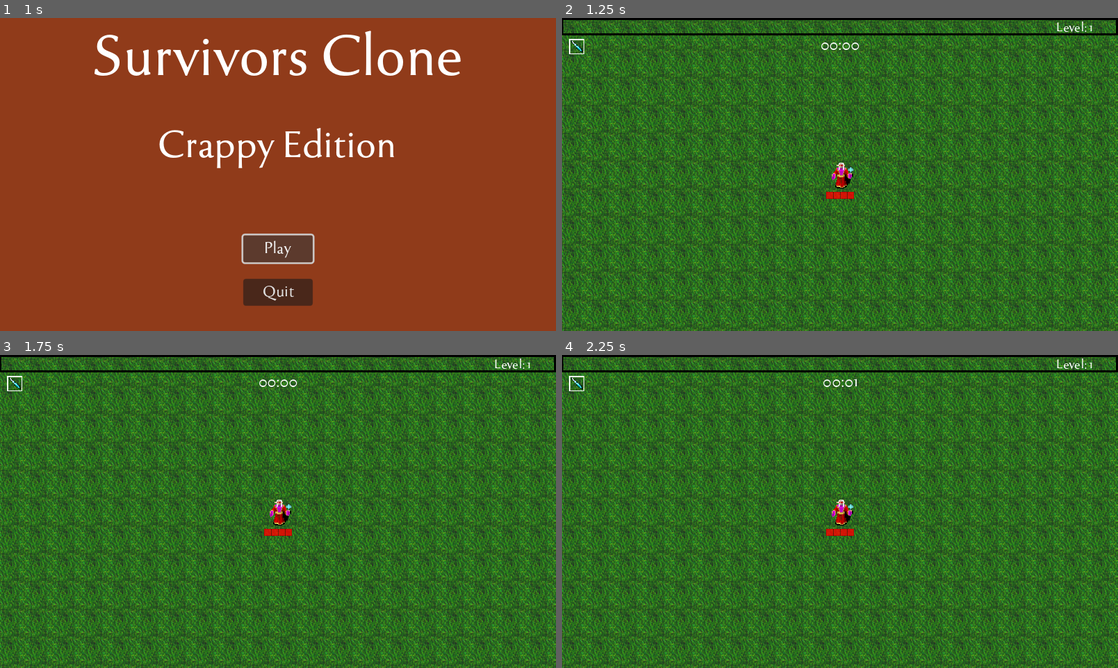
Above: before the commit, frames 1-4 (two rows, left to right).
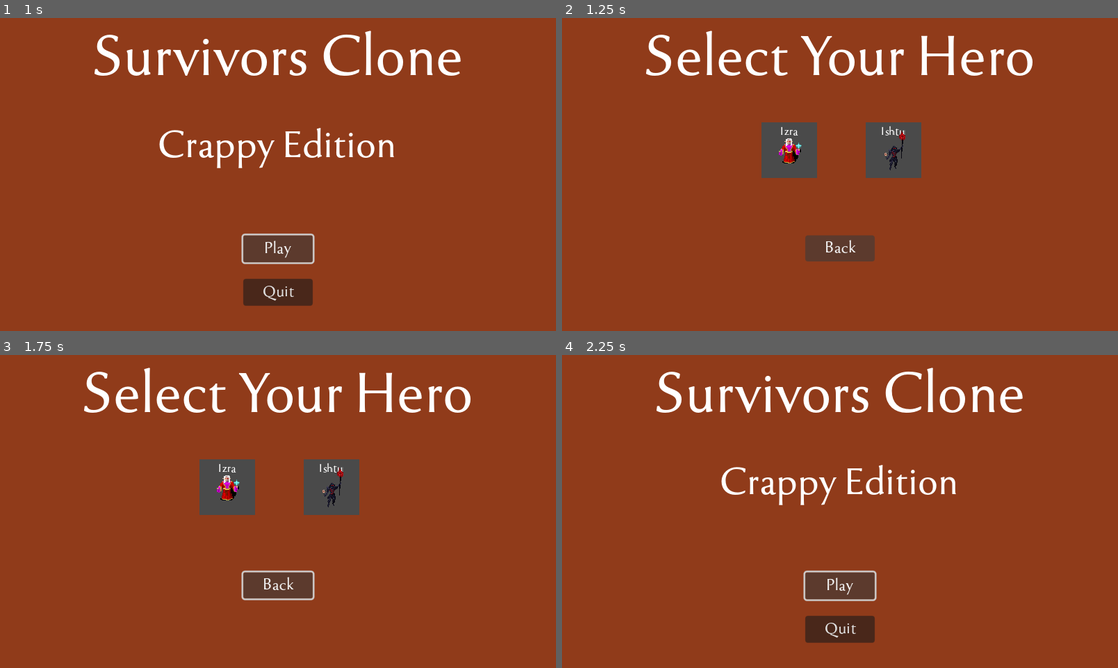
Above: after the commit, the same moments.

Repository: deonblaauw/rfg
Game: Godot game, scene res://Title Screen/menu.tscn
The game is run twice, just before and just after one commit, with the same random seed, the same clock (stepped at 60 frames per second) and the same inputs. Sound files missing from this copy of the repository are replaced by a short silence.
Inputs (mouse positions are in pixels of both pictures, inside the frame that each line leads up to):
- Up to frame 1 (1 s): click "Play" at 0.5 s
- Up to frame 2 (1.25 s): no input
- Up to frame 3 (1.75 s): click (278, 586) at 1.25 s, where only the run after the commit has a clickable "Back"
- Up to frame 4 (2.25 s): click (840, 586) at 2 s, where only the run after the commit has a clickable "Play"

Frame 1 is identical in both runs. In frame 2, 100% of the frame differs, in the area x 0-100%, y 0-100%; in frame 3, 100%; in frame 4, 100%.

Commit message:
Added rudimentary char select

Diff:
--- a/Player/player.gd
+++ b/Player/player.gd
@@ -4,7 +4,11 @@
 @export var movement_speed = 80.0
 @export var healHp = 0.5 # heals this many per healRate
 @export var healRate = 1.0
-@onready var animated_sprite_2d = $AnimatedSprite2D
+@onready var animated_sprite_izra = $AnimatedSpriteIzra
+@onready var animated_sprite_ishtu = $AnimatedSpriteIshtu
+var active_sprite: AnimatedSprite2D = null
+var flip_anim = false
+
 @onready var heal_timer = $healTimer
 @onready var health_bar = $GUILayer/GUI/HealthBar
 @onready var lbl_timer = $GUILayer/GUI/lblTimer
@@ -14,6 +18,9 @@
 
 var hp = 0
 var time = 0
+
+# Dictionary to store each character's AnimatedSprite and other properties if needed
+var characters = {}
 
 # ***************       Player Levels        ****************
 var experience = 0
@@ -103,13 +110,57 @@
 @onready var pause_panel = $GUILayer/GUI/PausePanel
 
 
+#func _ready():
+	#death_panel.visible = false
+	#pause_panel.visible = false
+	#set_active_character("izra")
+	#upgrade_character("icespear1") # initial weapon
+	#hp = maxHp
+	#attack()
+	#set_exp_bar(experience , calculate_experience_cap())
+
+func init_char_dict():
+	# Initialize characters dictionary here, after @onready variables are set
+	characters = {
+		"izra": {
+			"sprite": animated_sprite_izra,
+			"flip_anim": true,
+			"max_hp": 80.0,
+			"movement_speed": 80.0,
+			"heal_hp": 0.5,
+			"heal_rate": 1.0
+		},
+		"ishtu": {
+			"sprite": animated_sprite_ishtu,
+			"flip_anim": false,
+			"max_hp": 100.0,
+			"movement_speed": 90.0,
+			"heal_hp": 0.7,
+			"heal_rate": 0.8
+		}
+	}
+
 func _ready():
+	init_char_dict()
+
 	death_panel.visible = false
 	pause_panel.visible = false
-	upgrade_character("icespear1") # initial weapon
-	hp = maxHp
+
+	match Global.selected_character:
+		"izra":
+				# set player character and initial weapon
+				set_active_character("izra")
+				upgrade_character("icespear1")
+		"ishtu":
+				# set player character and initial weapon
+				set_active_character("ishtu")
+				upgrade_character("javelin1")
+		_:
+			print(" NO CHARACTER FOUND ")
+
 	attack()
-	set_exp_bar(experience , calculate_experience_cap())
+	set_exp_bar(experience, calculate_experience_cap())
+
 
 func attack():
 	if icespear_level > 0:
@@ -128,7 +179,7 @@
 func _physics_process(_delta):
 	movement()
 	setHealRate(healRate)
-	animation()
+	update_animation()
 
 func setHealRate(rate):
 	if rate != 0:
@@ -141,18 +192,47 @@
 	velocity = direction.normalized() * movement_speed
 	move_and_slide()
 
-func animation():
+# Animation function
+func update_animation():
+	# Update health bar, etc.
 	health_bar.max_value = maxHp
 	health_bar.value = hp
+
+	# Ensure active_sprite is set
+	if active_sprite == null:
+		return
+
 	if not velocity.is_zero_approx():
-		animated_sprite_2d.play()
-	else:
-		animated_sprite_2d.stop()
+		active_sprite.play()
+	else:
+		active_sprite.stop()
 
 	if velocity.x > 0:
-		animated_sprite_2d.flip_h = true
+		active_sprite.flip_h = flip_anim
 	elif velocity.x < 0:
-		animated_sprite_2d.flip_h = false
+		active_sprite.flip_h = !flip_anim
+
+# Function to switch characters
+func set_active_character(character_name: String) -> void:
+	if characters.has(character_name):
+		print("Character found: ", character_name)
+		active_sprite = characters[character_name]["sprite"]
+		if active_sprite != null:
+			maxHp = characters[character_name]["max_hp"]
+			movement_speed = characters[character_name]["movement_speed"]
+			healHp = characters[character_name]["heal_hp"]
+			healRate = characters[character_name]["heal_rate"]
+			flip_anim = characters[character_name]["flip_anim"]
+			hp = maxHp
+			print("Character stats: HP=", maxHp, " Speed=", movement_speed, " HealHP=", healHp, " HealRate=", healRate)
+			# Optionally, set the active character's sprite to visible and others to hidden
+			for name in characters.keys():
+				if characters[name]["sprite"] != null:
+					characters[name]["sprite"].visible = (name == character_name)
+		else:
+			print("Error: Active sprite is null for character: ", character_name)
+	else:
+		print("Error: Character not found: ", character_name)
 
 
 # using underscore just means we're not using that variable
--- a/Player/player.tscn
+++ b/Player/player.tscn
@@ -1,8 +1,9 @@
-[gd_scene load_steps=47 format=3 uid="uid://cp4b13i13c73d"]
+[gd_scene load_steps=57 format=3 uid="uid://cp4b13i13c73d"]
 
 [ext_resource type="Script" path="res://Player/player.gd" id="1_2twp3"]
 [ext_resource type="Texture2D" uid="uid://cy05whul716kf" path="res://Assets/Textures/Player/player_sprite.png" id="1_sixuk"]
 [ext_resource type="Texture2D" uid="uid://qjnq1bnwgrhp" path="res://Assets/Textures/Player/blood effects/1_100x100px.png" id="2_jg7xc"]
+[ext_resource type="Texture2D" uid="uid://buphag71t3pmm" path="res://Assets/Textures/Player/ishtu/Necromancer_creativekind-Sheet.png" id="3_mxvou"]
 [ext_resource type="PackedScene" uid="uid://ci0lyi4ieonoi" path="res://Utility/hurt_box.tscn" id="3_q8if2"]
 [ext_resource type="Texture2D" uid="uid://dsetjlsmq5ao2" path="res://Assets/Textures/GUI/exp_background.png" id="4_pk0qy"]
 [ext_resource type="Texture2D" uid="uid://c03hv7qpngsbk" path="res://Assets/Textures/GUI/exp_progress.png" id="5_7amyo"]
@@ -43,6 +44,70 @@
 "speed": 5.0
 }]
 
+[sub_resource type="AtlasTexture" id="AtlasTexture_lgbv6"]
+atlas = ExtResource("3_mxvou")
+region = Rect2(0, 0, 160, 128)
+
+[sub_resource type="AtlasTexture" id="AtlasTexture_mvex5"]
+atlas = ExtResource("3_mxvou")
+region = Rect2(160, 0, 160, 128)
+
+[sub_resource type="AtlasTexture" id="AtlasTexture_ihbor"]
+atlas = ExtResource("3_mxvou")
+region = Rect2(320, 0, 160, 128)
+
+[sub_resource type="AtlasTexture" id="AtlasTexture_earwi"]
+atlas = ExtResource("3_mxvou")
+region = Rect2(480, 0, 160, 128)
+
+[sub_resource type="AtlasTexture" id="AtlasTexture_2g7k5"]
+atlas = ExtResource("3_mxvou")
+region = Rect2(640, 0, 160, 128)
+
+[sub_resource type="AtlasTexture" id="AtlasTexture_78clp"]
+atlas = ExtResource("3_mxvou")
+region = Rect2(800, 0, 160, 128)
+
+[sub_resource type="AtlasTexture" id="AtlasTexture_rorw2"]
+atlas = ExtResource("3_mxvou")
+region = Rect2(960, 0, 160, 128)
+
+[sub_resource type="AtlasTexture" id="AtlasTexture_n7evw"]
+atlas = ExtResource("3_mxvou")
+region = Rect2(1120, 0, 160, 128)
+
+[sub_resource type="SpriteFrames" id="SpriteFrames_515e5"]
+animations = [{
+"frames": [{
+"duration": 1.0,
+"texture": SubResource("AtlasTexture_lgbv6")
+}, {
+"duration": 1.0,
+"texture": SubResource("AtlasTexture_mvex5")
+}, {
+"duration": 1.0,
+"texture": SubResource("AtlasTexture_ihbor")
+}, {
+"duration": 1.0,
+"texture": SubResource("AtlasTexture_earwi")
+}, {
+"duration": 1.0,
+"texture": SubResource("AtlasTexture_2g7k5")
+}, {
+"duration": 1.0,
+"texture": SubResource("AtlasTexture_78clp")
+}, {
+"duration": 1.0,
+"texture": SubResource("AtlasTexture_rorw2")
+}, {
+"duration": 1.0,
+"texture": SubResource("AtlasTexture_n7evw")
+}],
+"loop": true,
+"name": &"default",
+"speed": 5.0
+}]
+
 [sub_resource type="AtlasTexture" id="AtlasTexture_68yxk"]
 atlas = ExtResource("2_jg7xc")
 region = Rect2(0, 0, 100, 100)
@@ -250,10 +315,18 @@
 position = Vector2(1, 2)
 shape = SubResource("CapsuleShape2D_15ght")
 
-[node name="AnimatedSprite2D" type="AnimatedSprite2D" parent="."]
+[node name="AnimatedSpriteIzra" type="AnimatedSprite2D" parent="."]
+visible = false
 sprite_frames = SubResource("SpriteFrames_o3q1y")
 animation = &"walk"
 autoplay = "walk"
+
+[node name="AnimatedSpriteIshtu" type="AnimatedSprite2D" parent="."]
+position = Vector2(1, -17)
+scale = Vector2(0.65, 0.65)
+sprite_frames = SubResource("SpriteFrames_515e5")
+autoplay = "default"
+frame_progress = 0.520929
 
 [node name="DamageAnimation" type="AnimatedSprite2D" parent="."]
 sprite_frames = SubResource("SpriteFrames_163u6")
--- /dev/null
+++ b/Title Screen/Ishtu.gd
@@ -0,0 +1,13 @@
+extends ColorRect
+
+@onready var snd_hover = $snd_hover
+@onready var snd_click = $snd_click
+
+
+func _on_btn_ishtu_mouse_entered():
+	snd_hover.play()
+	modulate = Color(0.8, 0.8, 0.8)
+
+
+func _on_btn_ishtu_mouse_exited():
+	modulate = Color(1.0, 1.0, 1.0)
--- /dev/null
+++ b/Title Screen/Izra.gd
@@ -0,0 +1,12 @@
+extends ColorRect
+
+@onready var snd_hover = $snd_hover
+@onready var snd_click = $snd_click
+
+func _on_btn_izra_mouse_entered():
+	snd_hover.play()
+	modulate = Color(0.8, 0.8, 0.8)
+
+
+func _on_btn_izra_mouse_exited():
+	modulate = Color(1.0, 1.0, 1.0)
--- /dev/null
+++ b/Title Screen/character_selection.gd
@@ -0,0 +1,21 @@
+extends Control
+
+var level = "res://World/world.tscn"
+var lvl_menu = "res://Title Screen/menu.tscn"
+
+@onready var btn_izra = $Izra/btn_izra
+@onready var btn_ishtu = $Ishtu/btn_ishtu
+
+
+func _on_btn_back_click_end():
+	var _level = get_tree().change_scene_to_file(lvl_menu)
+
+
+func _on_btn_izra_pressed():
+	Global.selected_character = "izra"
+	var _level = get_tree().change_scene_to_file(level)
+
+
+func _on_btn_ishtu_pressed():
+	Global.selected_character = "ishtu"
+	var _level = get_tree().change_scene_to_file(level)
--- /dev/null
+++ b/Title Screen/character_selection.tscn
@@ -0,0 +1,126 @@
+[gd_scene load_steps=12 format=3 uid="uid://bwegupmnlvun7"]
+
+[ext_resource type="PackedScene" uid="uid://bmrp6lfqtslyu" path="res://Utility/basic_button.tscn" id="1_idy63"]
+[ext_resource type="Script" path="res://Title Screen/character_selection.gd" id="1_xi1hs"]
+[ext_resource type="FontFile" uid="uid://cg3hcea6mc3e7" path="res://Assets/Font/tenderness.otf" id="2_0vkkc"]
+[ext_resource type="Texture2D" uid="uid://cy05whul716kf" path="res://Assets/Textures/Player/player_sprite.png" id="2_fktwd"]
+[ext_resource type="Script" path="res://Title Screen/Izra.gd" id="4_unp0q"]
+[ext_resource type="Texture2D" uid="uid://buphag71t3pmm" path="res://Assets/Textures/Player/ishtu/Necromancer_creativekind-Sheet.png" id="5_c1duh"]
+[ext_resource type="AudioStream" uid="uid://dkaytnpd3cnk6" path="res://Assets/Audio/GUI/hover.wav" id="6_w0r4a"]
+[ext_resource type="AudioStream" uid="uid://cvd6i7mt3utna" path="res://Assets/Audio/GUI/click.wav" id="7_r7x3u"]
+[ext_resource type="Script" path="res://Title Screen/Ishtu.gd" id="8_xrvrc"]
+
+[sub_resource type="AtlasTexture" id="AtlasTexture_mctew"]
+atlas = ExtResource("2_fktwd")
+region = Rect2(3.58436, 0.0576134, 29.2346, 31.8683)
+
+[sub_resource type="AtlasTexture" id="AtlasTexture_imp0j"]
+atlas = ExtResource("5_c1duh")
+region = Rect2(1331.73, 414.432, 59.8518, 83.1605)
+
+[node name="Character Selection" type="Control"]
+layout_mode = 3
+anchors_preset = 15
+anchor_right = 1.0
+anchor_bottom = 1.0
+grow_horizontal = 2
+grow_vertical = 2
+script = ExtResource("1_xi1hs")
+
+[node name="Label" type="Label" parent="."]
+top_level = true
+layout_mode = 0
+offset_right = 640.0
+offset_bottom = 100.0
+theme_override_fonts/font = ExtResource("2_0vkkc")
+theme_override_font_sizes/font_size = 72
+text = "Select Your Hero"
+horizontal_alignment = 1
+vertical_alignment = 1
+
+[node name="ColorRect" type="ColorRect" parent="."]
+layout_mode = 0
+offset_right = 644.0
+offset_bottom = 362.0
+color = Color(0.564706, 0.231373, 0.101961, 1)
+
+[node name="btn_back" parent="." instance=ExtResource("1_idy63")]
+layout_mode = 0
+offset_left = 280.0
+offset_top = 250.0
+offset_right = 360.0
+offset_bottom = 280.0
+text = "Back"
+
+[node name="Izra" type="ColorRect" parent="."]
+layout_mode = 0
+offset_left = 230.0
+offset_top = 120.0
+offset_right = 294.0
+offset_bottom = 184.0
+color = Color(0.290354, 0.290354, 0.290353, 1)
+script = ExtResource("4_unp0q")
+
+[node name="Label" type="Label" parent="Izra"]
+layout_mode = 0
+offset_right = 64.0
+offset_bottom = 23.0
+theme_override_fonts/font = ExtResource("2_0vkkc")
+theme_override_font_sizes/font_size = 15
+text = "Izra"
+horizontal_alignment = 1
+vertical_alignment = 1
+
+[node name="btn_izra" type="TextureButton" parent="Izra"]
+layout_mode = 0
+offset_right = 64.0
+offset_bottom = 64.0
+texture_normal = SubResource("AtlasTexture_mctew")
+stretch_mode = 3
+
+[node name="snd_hover" type="AudioStreamPlayer" parent="Izra"]
+stream = ExtResource("6_w0r4a")
+
+[node name="snd_click" type="AudioStreamPlayer" parent="Izra"]
+stream = ExtResource("7_r7x3u")
+
+[node name="Ishtu" type="ColorRect" parent="."]
+layout_mode = 0
+offset_left = 350.0
+offset_top = 120.0
+offset_right = 414.0
+offset_bottom = 184.0
+color = Color(0.290196, 0.290196, 0.290196, 1)
+script = ExtResource("8_xrvrc")
+
+[node name="Label" type="Label" parent="Ishtu"]
+layout_mode = 0
+offset_right = 64.0
+offset_bottom = 23.0
+theme_override_fonts/font = ExtResource("2_0vkkc")
+theme_override_font_sizes/font_size = 15
+text = "Ishtu"
+horizontal_alignment = 1
+vertical_alignment = 1
+
+[node name="btn_ishtu" type="TextureButton" parent="Ishtu"]
+layout_mode = 0
+offset_right = 108.0
+offset_bottom = 107.0
+scale = Vector2(0.6, 0.6)
+texture_normal = SubResource("AtlasTexture_imp0j")
+stretch_mode = 3
+
+[node name="snd_hover" type="AudioStreamPlayer" parent="Ishtu"]
+stream = ExtResource("6_w0r4a")
+
+[node name="snd_click" type="AudioStreamPlayer" parent="Ishtu"]
+stream = ExtResource("7_r7x3u")
+
+[connection signal="click_end" from="btn_back" to="." method="_on_btn_back_click_end"]
+[connection signal="mouse_entered" from="Izra/btn_izra" to="Izra" method="_on_btn_izra_mouse_entered"]
+[connection signal="mouse_exited" from="Izra/btn_izra" to="Izra" method="_on_btn_izra_mouse_exited"]
+[connection signal="pressed" from="Izra/btn_izra" to="." method="_on_btn_izra_pressed"]
+[connection signal="mouse_entered" from="Ishtu/btn_ishtu" to="Ishtu" method="_on_btn_ishtu_mouse_entered"]
+[connection signal="mouse_exited" from="Ishtu/btn_ishtu" to="Ishtu" method="_on_btn_ishtu_mouse_exited"]
+[connection signal="pressed" from="Ishtu/btn_ishtu" to="." method="_on_btn_ishtu_pressed"]
--- a/Title Screen/menu.gd
+++ b/Title Screen/menu.gd
@@ -1,9 +1,10 @@
 extends Control
 
-var level = "res://World/world.tscn"
+#var level = "res://World/world.tscn"
+var lvl_char_sel = "res://Title Screen/character_selection.tscn"
 
 func _on_btn_play_click_end():
-	var _level = get_tree().change_scene_to_file(level)
+	var _level = get_tree().change_scene_to_file(lvl_char_sel)
 
 func _on_btn_quit_click_end():
 	get_tree().quit()
--- /dev/null
+++ b/Utility/global.gd
@@ -0,0 +1,6 @@
+extends Node
+
+var selected_character = null
+
+func _ready():
+	pass
--- a/project.godot
+++ b/project.godot
@@ -18,12 +18,12 @@
 [autoload]
 
 UpgradeDb="*res://Utility/upgrade_db.tscn"
+Global="*res://Utility/global.gd"
 
 [display]
 
 window/size/viewport_width=640
 window/size/viewport_height=360
-window/size/mode=3
 window/size/window_width_override=1280
 window/size/window_height_override=720
 window/stretch/mode="canvas_items"
Binary file added: Assets/Textures/Player/ishtu/Necromancer_creativekind-Sheet.png
Not shown, added: Assets/Textures/Player/ishtu/Necromancer_creativekind-Sheet.png.import
